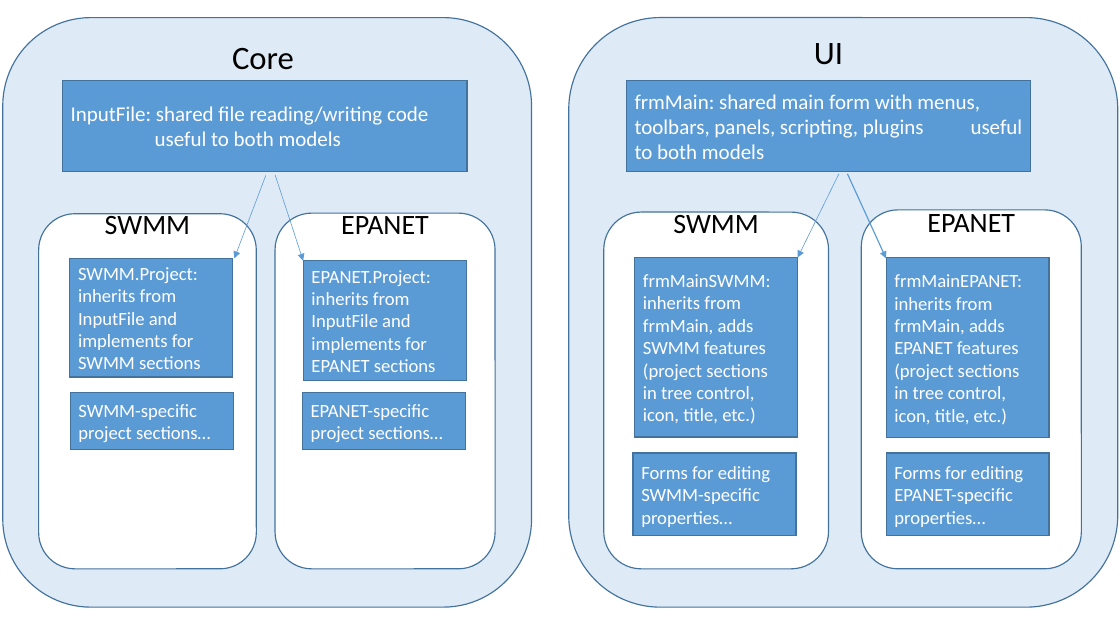
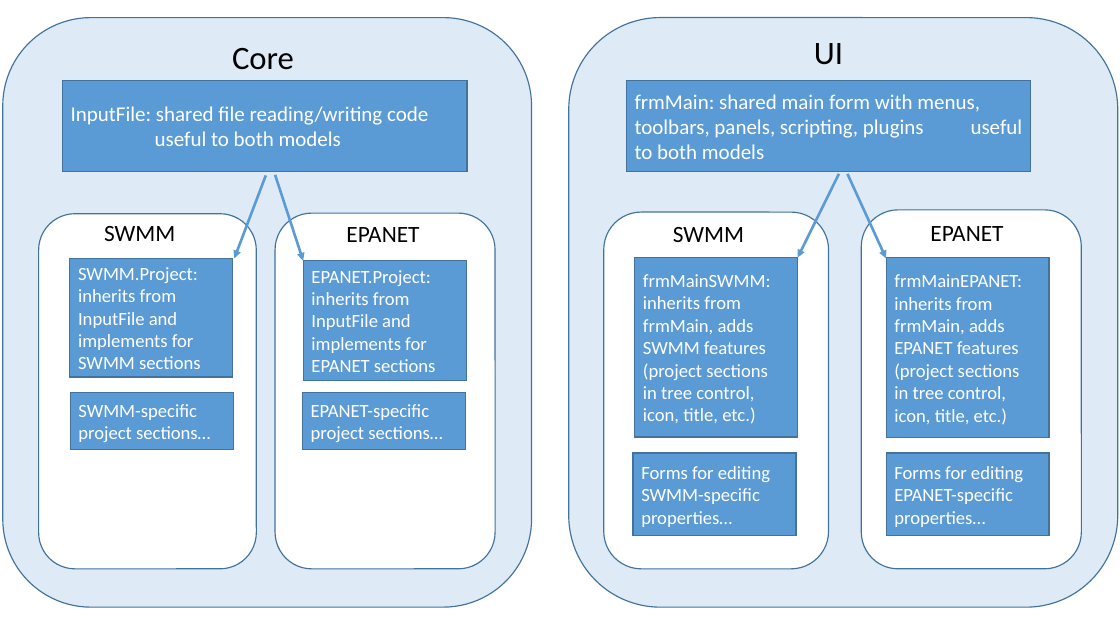
Before and after one commit to USEPA/SWMM-EPANET_User_Interface, a slide deck: slide 1 of doc/architectural design.pptx. Drawn at 1120x630 pixels with LibreOffice and Linux fonts; fonts in the diff are those of the drawing. Boxes give left, top, right and bottom in pixels: in the first picture for what was removed or moved away, otherwise in the second. Text is boxed around its words. In the diff, an @@ line names an element or a change of style, - is before the commit and + after.

Commit message:
slightly refined architectural design.pptx, incorporated refined graphic into design document

```diff
--- a/doc/architectural design.pptx
+++ b/doc/architectural design.pptx
@@ arrow (266, 176) - (234, 259): stroke #5B9BD5 0.5 pt to #5B9BD5 2.25 pt @@
@@ arrow (275, 175) - (303, 260): stroke #5B9BD5 0.5 pt to #5B9BD5 2.25 pt @@
@@ arrow (839, 174) - (798, 258): stroke #5B9BD5 0.5 pt to #5B9BD5 2.25 pt @@
@@ text in rounded rectangle at <box>927,209,1015,232</box>: text removed @@
-EPANET
@@ text added at <box>104,226,175,241</box>, 20 pt, text #000000 @@
+SWMM
@@ text in rounded rectangle at <box>105,213,190,235</box>: text removed @@
-SWMM
@@ text in rounded rectangle at <box>341,212,429,234</box>: text removed @@
-EPANET
@@ text added at <box>346,227,419,242</box>, 20 pt, text #000000 @@
+EPANET
@@ text in rounded rectangle at <box>673,211,758,234</box>: text removed @@
-SWMM
@@ text added at <box>673,227,744,242</box>, 20 pt, text #000000 @@
+SWMM
@@ text added at <box>930,226,1003,241</box>, 20 pt, text #000000 @@
+EPANET
```
Also in this commit, not shown: 1 other file.
